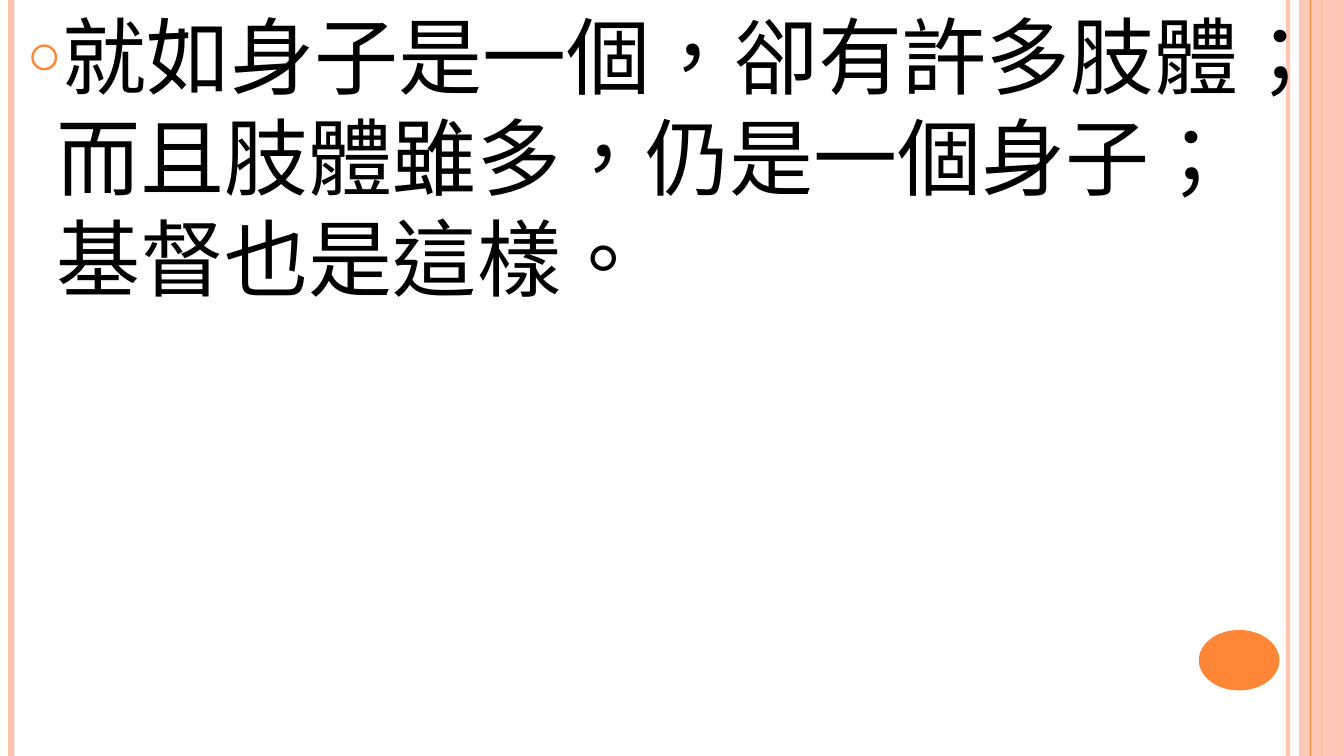
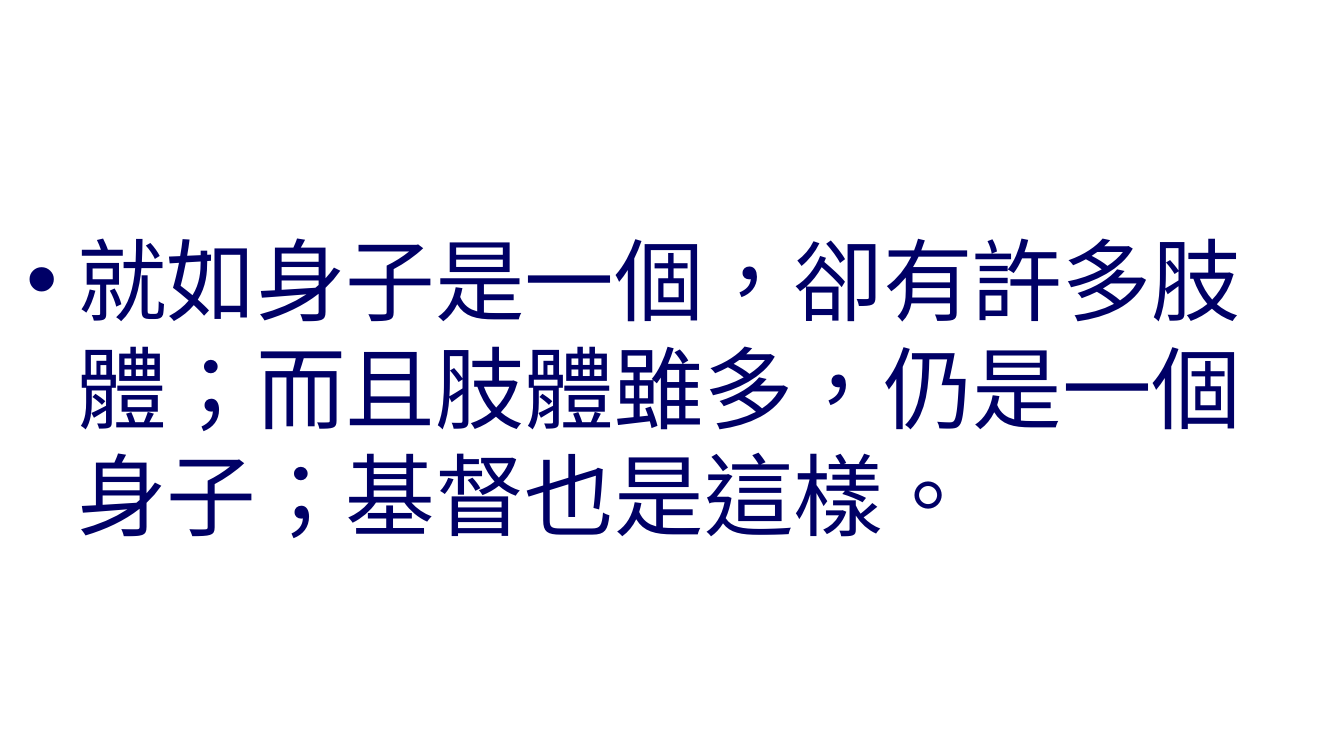
Before and after one commit to batisuoc/worship-resources, a slide deck: slide 7 of 40信徒合一.pptx. Drawn at 1344x756 pixels with LibreOffice and Linux fonts; fonts in the diff are those of the drawing; background and template pictures are left out. Boxes give left, top, right and bottom in pixels: in the first picture for what was removed or moved away, otherwise in the second. Text is boxed around its words. In the diff, an @@ line names an element or a change of style, - is before the commit and + after.

```diff
--- a/40信徒合一.pptx
+++ b/40信徒合一.pptx
@@ line removed from (11, 0) to (11, 756) @@
@@ text "就如身子是一個，卻有許多肢體；而且肢體雖多，仍是一個身子；基督也是這樣。" at [77, 238, 1241, 538]: size 60 to 64 pt, text colour #000000 to #000066; bullet ○ to •; more space between paragraphs; vertical alignment top to middle @@
@@ line removed from (1289, 0) to (1289, 756) @@
@@ rectangle removed at [1300, 0, 1344, 756] @@
@@ line removed from (1311, 0) to (1311, 756) @@
@@ line removed from (1322, 0) to (1322, 756) @@
@@ ellipse removed at [1199, 630, 1279, 691] @@
```
Also in this commit, not shown: 7 other slides changed.
